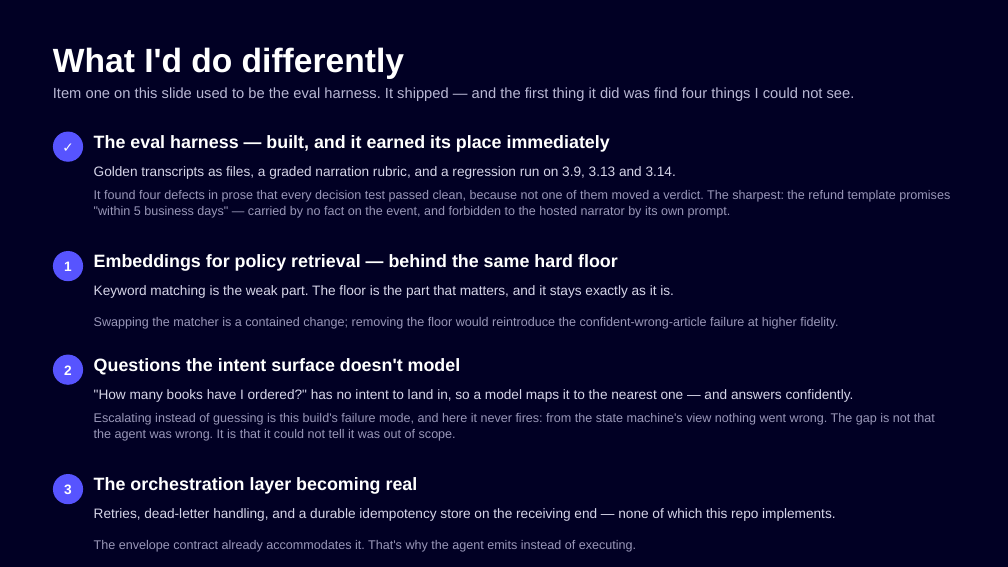
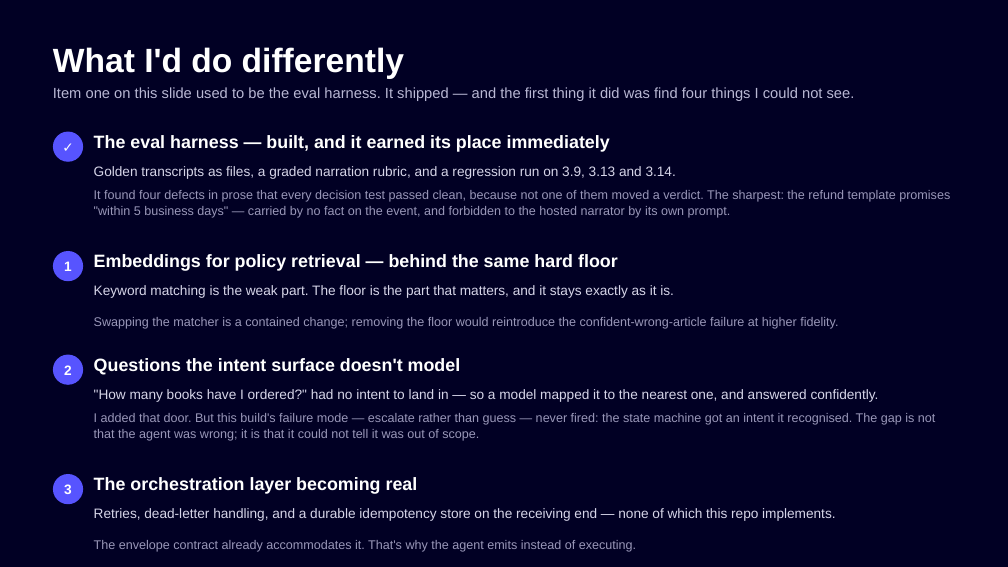
Before and after one commit to roguen/bookly-demo, a slide deck: slide 5 of Bookly_Agent_Architecture.pptx. Drawn at 1008x567 pixels with LibreOffice and Linux fonts; fonts in the diff are those of the drawing. Boxes give left, top, right and bottom in pixels: in the first picture for what was removed or moved away, otherwise in the second. Text is boxed around its words. In the diff, an @@ line names an element or a change of style, - is before the commit and + after.

```diff
--- a/Bookly_Agent_Architecture.pptx
+++ b/Bookly_Agent_Architecture.pptx
@@ text at (94,389,879,402): text changed @@
-"How many books have I ordered?" has no intent to land in, so a model maps it to the nearest one — and answers confidently.
+"How many books have I ordered?" had no intent to land in — so a model mapped it to the nearest one, and answered confidently.
@@ text at (94,413,935,441): text changed @@
-Escalating instead of guessing is this build's failure mode, and here it never fires: from the state machine's view nothing went wrong. The gap is not that the agent was wrong. It is that it could not tell it was out of scope.
+I added that door. But this build's failure mode — escalate rather than guess — never fired: the state machine got an intent it recognised. The gap is not that the agent was wrong; it is that it could not tell it was out of scope.
```
Also in this commit, not shown: 2 other files.
